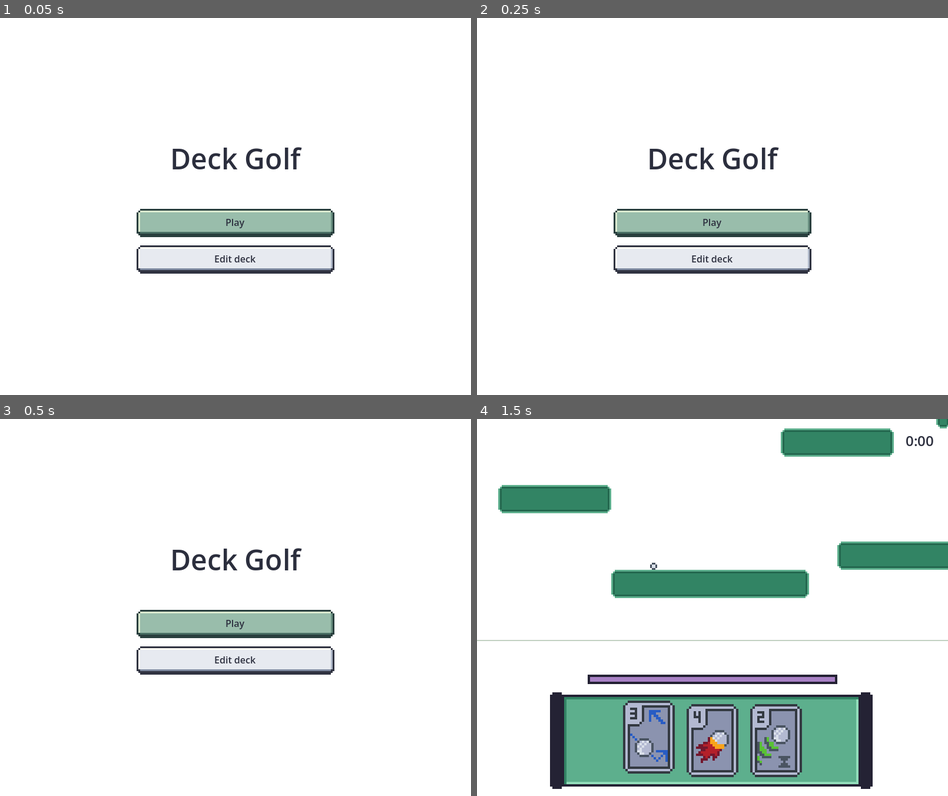
Above: before the commit, frames 1-4 (two rows, left to right).
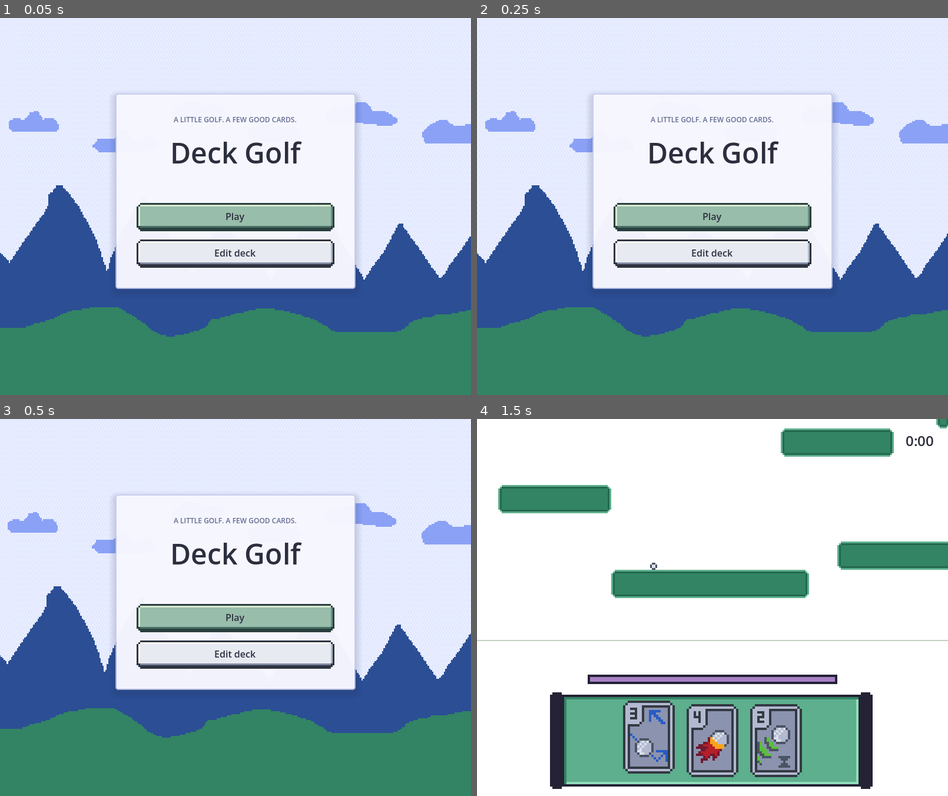
Above: after the commit, the same moments.

Repository: KiwiKaktuss/haven2026
Game: Godot game, scene res://main.tscn
Same seed, same stepped clock (60 frames per second), same inputs: the game is played once before the commit and once after it.
Inputs:
- Up to frame 1 (0.05 s): no input
- Up to frame 2 (0.25 s): no input
- Up to frame 3 (0.5 s): no input
- Up to frame 4 (1.5 s): click "Play" at 0.5 s; click "01 First Fairway" at 1.25 s

The runs differ from the first frame. In frame 1, 61% of the frame differs, in the area x 0-100%, y 0-100%; in frame 2, 61%; in frame 3, 61%; in frame 4, nothing differs.

Commit message:
step7

Diff:
--- a/scenes/ui/main_menu.tscn
+++ b/scenes/ui/main_menu.tscn
@@ -3,6 +3,22 @@
 [ext_resource type="StyleBox" path="res://resources/ui/accent_button.tres" id="accent"]
 [ext_resource type="Script" uid="uid://d3dmeuomfi6ku" path="res://scripts/ui/main_menu.gd" id="script"]
 [ext_resource type="Theme" uid="uid://vd5i5ly3o81k" path="res://resources/ui/default_theme.tres" id="theme"]
+[ext_resource type="Script" path="res://scripts/ui/menu_background.gd" id="background"]
+
+[sub_resource type="StyleBoxFlat" id="menu_panel"]
+bg_color = Color(0.97, 0.97, 1, 0.97)
+border_width_left = 2
+border_width_top = 2
+border_width_right = 2
+border_width_bottom = 2
+border_color = Color(0.78, 0.8, 0.94, 0.8)
+corner_radius_top_left = 4
+corner_radius_top_right = 4
+corner_radius_bottom_left = 4
+corner_radius_bottom_right = 4
+shadow_color = Color(0.12, 0.16, 0.3, 0.16)
+shadow_size = 12
+shadow_offset = Vector2(0, 6)
 
 [node name="MainMenu" type="Control" unique_id=732525874]
 texture_filter = 2
@@ -15,7 +31,7 @@
 theme = ExtResource("theme")
 script = ExtResource("script")
 
-[node name="Background" type="ColorRect" parent="." unique_id=851892988]
+[node name="Background" type="Control" parent="." unique_id=851892988]
 layout_mode = 1
 anchors_preset = 15
 anchor_right = 1.0
@@ -23,14 +39,22 @@
 grow_horizontal = 2
 grow_vertical = 2
 mouse_filter = 2
+script = ExtResource("background")
 
 [node name="Center" type="CenterContainer" parent="." unique_id=321424996]
 layout_mode = 1
 anchors_preset = 15
 anchor_right = 1.0
-anchor_bottom = 1.0
+anchor_bottom = 0.92
 grow_horizontal = 2
 grow_vertical = 2
+mouse_filter = 2
+
+[node name="MenuPanel" type="Panel" parent="Center"]
+custom_minimum_size = Vector2(408, 332)
+layout_mode = 2
+mouse_filter = 2
+theme_override_styles/panel = SubResource("menu_panel")
 
 [node name="Content" type="VBoxContainer" parent="Center" unique_id=1652621312]
 custom_minimum_size = Vector2(336, 0)
@@ -38,8 +62,8 @@
 theme_override_constants/separation = 14
 
 [node name="Eyebrow" type="Label" parent="Center/Content" unique_id=1593862207]
-visible = false
 layout_mode = 2
+theme_override_colors/font_color = Color(0.38, 0.42, 0.57, 1)
 theme_override_font_sizes/font_size = 12
 text = "A LITTLE GOLF. A FEW GOOD CARDS."
 horizontal_alignment = 1
--- /dev/null
+++ b/scripts/ui/menu_background.gd
@@ -0,0 +1,61 @@
+@tool
+extends Control
+## Sprite-0011 is an atlas: hills, mountains, clouds, then sky.
+## Speeds are atlas pixels per second; lower atlas rows drift more slowly.
+
+const ATLAS: Texture2D = preload("res://art/Sprite-0011.png")
+const STRIP_WIDTH: float = 512.0
+const STRIP_HEIGHT: float = 128.0
+const HILLS_COLOR: Color = Color8(50, 132, 100)
+const MOUNTAINS_COLOR: Color = Color8(43, 78, 149)
+
+@export_range(0.0, 20.0, 0.1) var hills_speed: float = 6.0
+@export_range(0.0, 20.0, 0.1) var mountains_speed: float = 3.0
+@export_range(0.0, 20.0, 0.1) var clouds_speed: float = 1.4
+@export_range(0.0, 20.0, 0.1) var sky_speed: float = 0.35
+
+var _offsets: PackedFloat64Array = PackedFloat64Array([0.0, 0.0, 0.0, 0.0])
+
+func _ready() -> void:
+    mouse_filter = Control.MOUSE_FILTER_IGNORE
+    texture_filter = CanvasItem.TEXTURE_FILTER_NEAREST
+    clip_contents = true
+    resized.connect(queue_redraw)
+    set_process(not Engine.is_editor_hint())
+    queue_redraw()
+
+func _process(delta: float) -> void:
+    if not is_visible_in_tree():
+        return
+    var speeds: PackedFloat64Array = PackedFloat64Array([
+        sky_speed, clouds_speed, mountains_speed, hills_speed,
+    ])
+    for layer: int in range(_offsets.size()):
+        # Wrap each layer separately to keep long-running menus stable.
+        _offsets[layer] = fposmod(_offsets[layer] + speeds[layer] * delta, STRIP_WIDTH)
+    queue_redraw()
+
+func _draw() -> void:
+    if size.x <= 0.0 or size.y <= 0.0:
+        return
+    # One shared scale keeps the landscape proportional on tall and wide windows.
+    var art_scale: float = maxf(2.0, size.y / 256.0)
+    var strip_height: float = STRIP_HEIGHT * art_scale
+    _draw_strip(0, Rect2(0, 384, STRIP_WIDTH, 138), 0.0, size.y, art_scale)
+    # Soften the atlas's high-contrast sky dithering behind the menu.
+    draw_rect(Rect2(Vector2.ZERO, size), Color(0.91, 0.93, 1.0, 0.78))
+    _draw_strip(1, Rect2(0, 256, STRIP_WIDTH, STRIP_HEIGHT), size.y * 0.18, strip_height, art_scale)
+    var mountain_bottom: float = size.y * 0.74
+    draw_rect(Rect2(0, mountain_bottom, size.x, size.y - mountain_bottom), MOUNTAINS_COLOR)
+    _draw_strip(2, Rect2(0, 128, STRIP_WIDTH, STRIP_HEIGHT), mountain_bottom - strip_height, strip_height, art_scale)
+    var hills_bottom: float = size.y * 0.88
+    draw_rect(Rect2(0, hills_bottom, size.x, size.y - hills_bottom), HILLS_COLOR)
+    _draw_strip(3, Rect2(0, 0, STRIP_WIDTH, STRIP_HEIGHT), hills_bottom - strip_height, strip_height, art_scale)
+
+func _draw_strip(layer: int, source: Rect2, top: float, height: float, art_scale: float) -> void:
+    var tile_width: float = STRIP_WIDTH * art_scale
+    var left: float = -_offsets[layer] * art_scale
+    while left < size.x:
+        # Adjacent copies share an edge, so wrapping never exposes an empty gap.
+        draw_texture_rect_region(ATLAS, Rect2(left, top, tile_width, height), source)
+        left += tile_width
Binary file added: art/Sprite-0011.png
Not shown, added: art/Sprite-0011.png.import
Not shown, added: scripts/ui/menu_background.gd.uid
